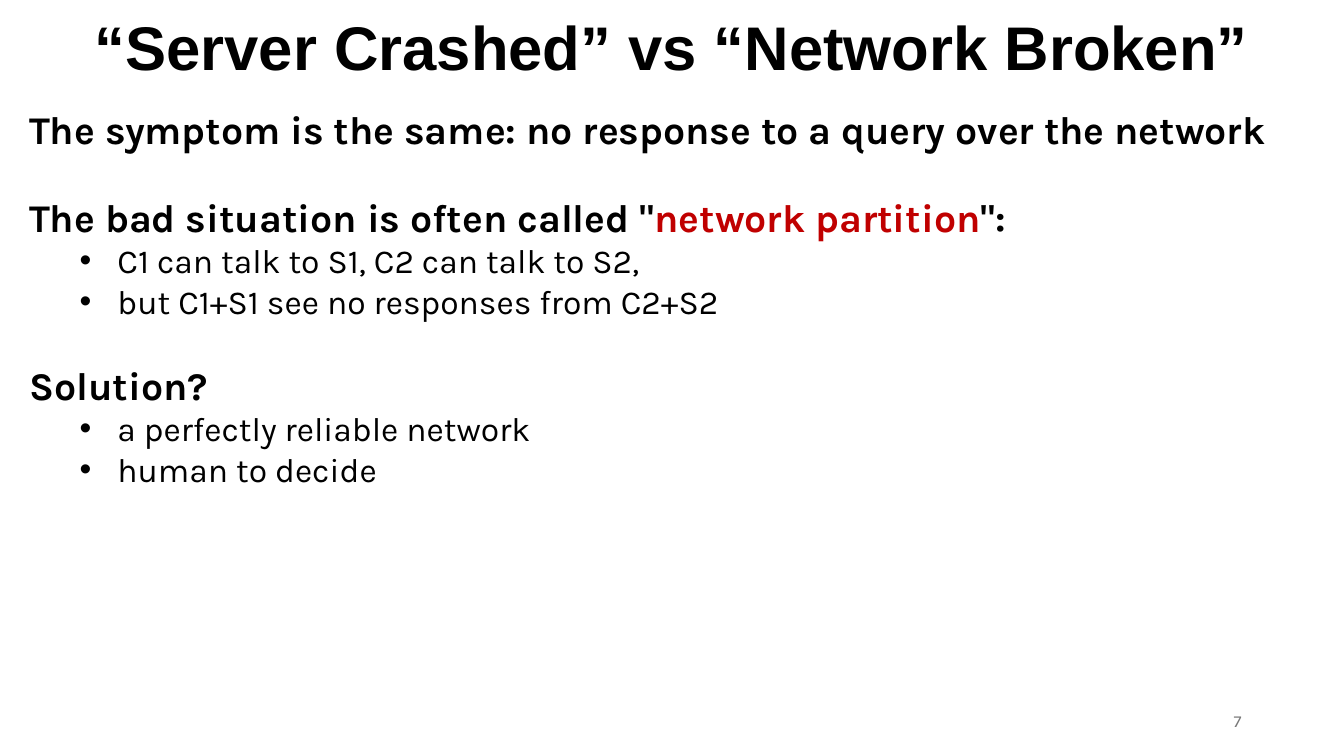
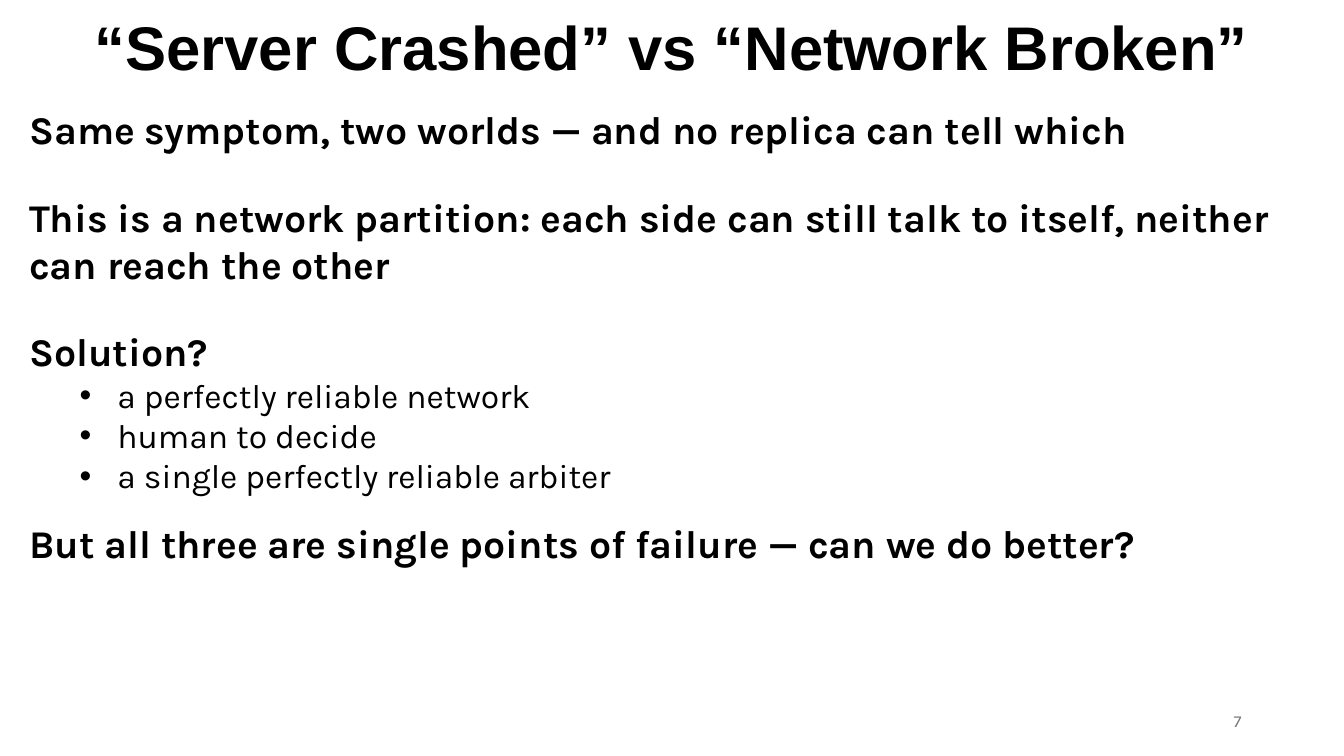
Before and after one commit to ec528/ec528.github.io, a slide deck: slide 7 of slides/fall26/6-raft-1.pptx. Drawn at 1344x756 pixels with LibreOffice and Linux fonts; fonts in the diff are those of the drawing. Boxes give left, top, right and bottom in pixels: in the first picture for what was removed or moved away, otherwise in the second. Text is boxed around its words. In the diff, an @@ line names an element or a change of style, - is before the commit and + after.

```diff
--- a/slides/fall26/6-raft-1.pptx
+++ b/slides/fall26/6-raft-1.pptx
@@ text at bbox=[29, 116, 1269, 280]: text changed @@
-The symptom is the same: no response to a query over the network
-The bad situation is often called "network partition":
-  • C1 can talk to S1, C2 can talk to S2,
-  • but C1+S1 see no responses from C2+S2
+Same symptom, two worlds — and no replica can tell which
+This is a network partition: each side can still talk to itself, neither can reach the other
@@ text at bbox=[29, 465, 1134, 568]: paragraphs added @@
+  • a single perfectly reliable arbiter
+But all three are single points of failure — can we do better?
```
Also in this commit, not shown: 10 other slides changed, 6 slides added, 9 slides removed.
